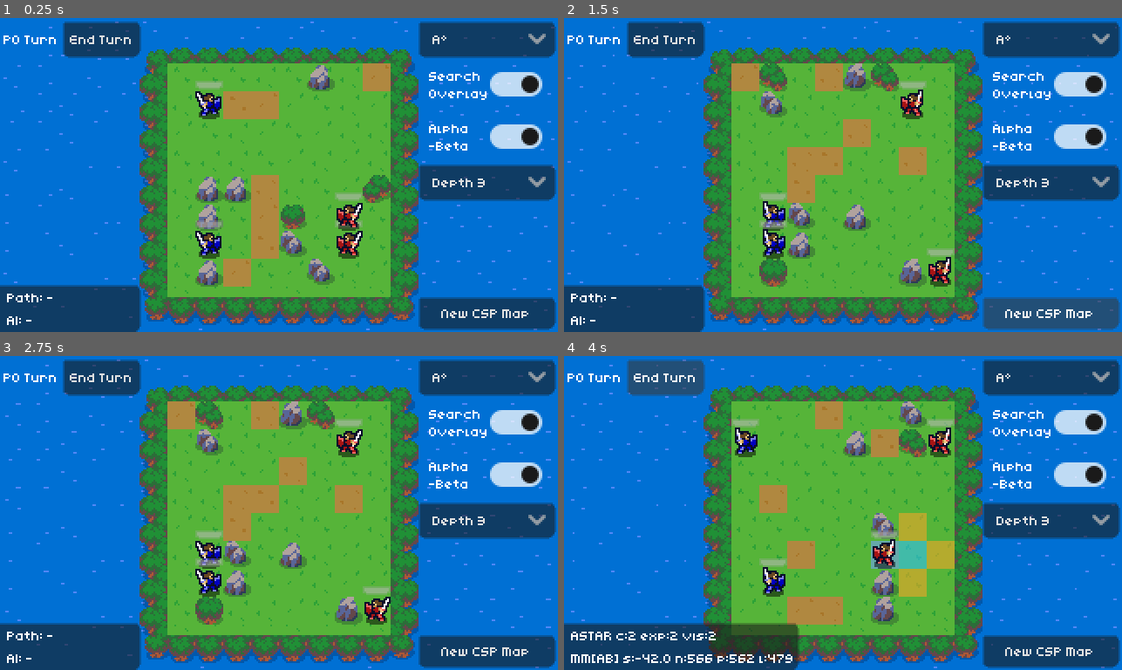
Above: before the commit, frames 1-4 (two rows, left to right).
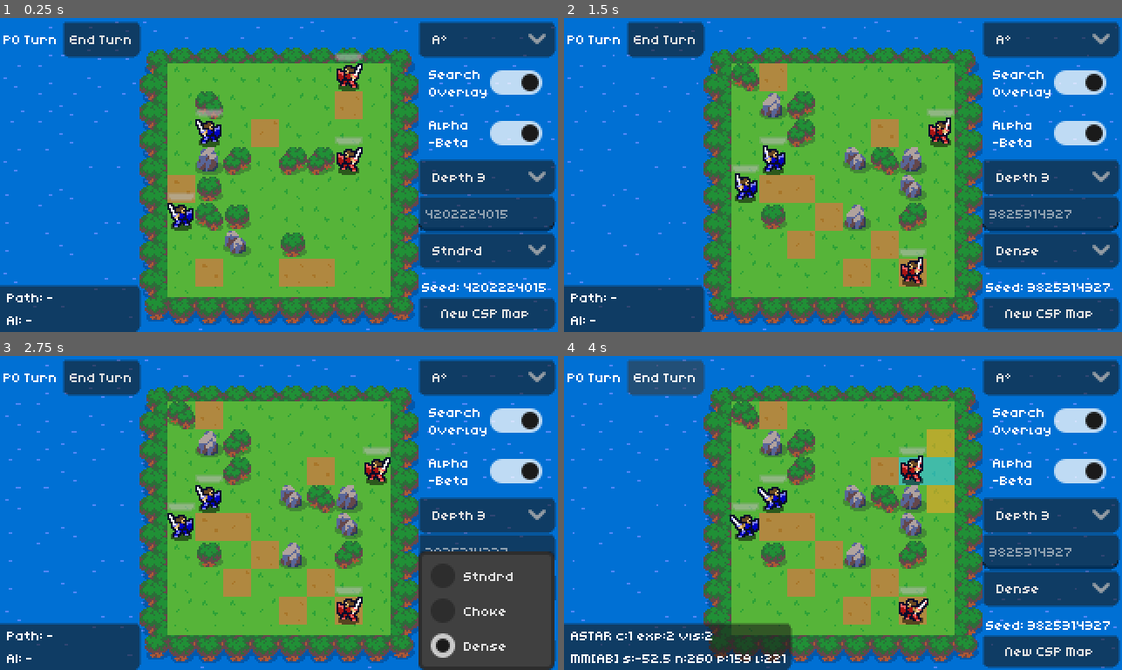
Above: after the commit, the same moments.

Repository: noor-shalaby/algo-knights
Game: Godot game, scene res://scenes/main.tscn
Two runs of this game, one before a commit and one after it. Both use one fixed random seed, a clock stepped at 60 frames per second and the inputs below.
Inputs (mouse positions are in pixels of both pictures, inside the frame that each line leads up to):
- Up to frame 1 (0.25 s): no input
- Up to frame 2 (1.5 s): click (1049, 250) at 0.5 s, where only the run after the commit has a clickable "Stndrd"; click "New CSP Map" at 1.25 s
- Up to frame 3 (2.75 s): click (485, 588) at 2 s, where only the run after the commit has a clickable "Dense"
- Up to frame 4 (4 s): click "New CSP Map" at 2.75 s; click "End Turn" at 3.5 s

The runs differ from the first frame. In frame 1, 21% of the frame differs, in the area x 30-100%, y 11-88%; in frame 2, 21%; in frame 3, 26%, in the area x 30-100%, y 14-100%; in frame 4, 25%.

Commit message:
eat(map): add map presets, and seed reproducibility

Diff:
--- a/scenes/main.tscn
+++ b/scenes/main.tscn
@@ -353,7 +353,7 @@
 custom_minimum_size = Vector2(78, 0)
 layout_mode = 2
 size_flags_horizontal = 8
-theme_override_constants/separation = 2
+theme_override_constants/separation = 1
 
 [node name="AlgoOption" type="OptionButton" parent="CanvasLayer/HUD/MarginContainer/TopRight" unique_id=720083385]
 unique_name_in_owner = true
@@ -400,6 +400,21 @@
 popup/item_1/id = 1
 popup/item_2/text = "greedy"
 popup/item_2/id = 2
+
+[node name="SeedInput" type="LineEdit" parent="CanvasLayer/HUD/MarginContainer/TopRight" unique_id=260046908]
+unique_name_in_owner = true
+custom_minimum_size = Vector2(0, 20)
+layout_mode = 2
+
+[node name="PresetOption" type="OptionButton" parent="CanvasLayer/HUD/MarginContainer/TopRight" unique_id=1172530215]
+unique_name_in_owner = true
+layout_mode = 2
+
+[node name="SeedLabel" type="Label" parent="CanvasLayer/HUD/MarginContainer/TopRight" unique_id=921307663]
+unique_name_in_owner = true
+layout_mode = 2
+size_flags_vertical = 3
+vertical_alignment = 2
 
 [node name="NewMapButton" type="Button" parent="CanvasLayer/HUD/MarginContainer/TopRight" unique_id=1502432739]
 unique_name_in_owner = true
--- a/scripts/ai/csp_generator.gd
+++ b/scripts/ai/csp_generator.gd
@@ -6,14 +6,18 @@
 @export var min_wall_count: int = 2
 @export var max_wall_count: int = 6
 
+const MAX_BACKTRACK_STEPS: int = 2500
+
 ## Generates a constrained tactical map using backtracking search with
 ## forward-checking / connectivity & spawn-clearance constraints.
+## Supports presets: "standard", "chokepoint", "dense_stress".
 static func generate_map(
 	width: int = 8,
 	height: int = 8,
 	wall_count: int = 8,
 	forest_count: int = 6,
 	seed_val: int = -1,
+	preset: String = "standard",
 	min_walls: int = -1,
 	max_walls: int = -1,
 	min_forests: int = -1,
@@ -25,13 +29,27 @@
 	else:
 		rng.randomize()
 
-	var wall_low: int = min_walls if min_walls >= 0 else maxi(0, wall_count - 3)
-	var wall_high: int = max_walls if max_walls >= 0 else wall_count + 2
+	var normalized_preset: String = preset.strip_edges().to_lower()
+	var effective_walls: int = wall_count
+	var effective_forests: int = forest_count
+
+	match normalized_preset:
+		"chokepoint":
+			effective_walls = maxi(wall_count, 10)
+			effective_forests = mini(forest_count, 5)
+		"dense_stress":
+			effective_walls = maxi(wall_count + 4, 12)
+			effective_forests = maxi(forest_count + 4, 10)
+		_:
+			normalized_preset = "standard"
+
+	var wall_low: int = min_walls if min_walls >= 0 else maxi(0, effective_walls - 3)
+	var wall_high: int = max_walls if max_walls >= 0 else effective_walls + 2
 	wall_low = maxi(0, wall_low)
 	wall_high = maxi(wall_low, wall_high)
 
-	var forest_low: int = min_forests if min_forests >= 0 else maxi(0, forest_count - 2)
-	var forest_high: int = max_forests if max_forests >= 0 else forest_count + 3
+	var forest_low: int = min_forests if min_forests >= 0 else maxi(0, effective_forests - 2)
+	var forest_high: int = max_forests if max_forests >= 0 else effective_forests + 3
 	forest_low = maxi(0, forest_low)
 	forest_high = maxi(forest_low, forest_high)
 
@@ -46,35 +64,47 @@
 		if target_walls > max_allowed_special:
 			target_walls = max_allowed_special
 
+	var board := BoardState.new(width, height, BoardState.TERRAIN_PLAIN)
+	var reserved_tiles: Dictionary = protected_tiles.duplicate()
+	var remaining_walls: int = target_walls
+
+	if normalized_preset == "chokepoint":
+		remaining_walls = _apply_chokepoint_walls(board, target_walls, protected_tiles, reserved_tiles)
+
 	var candidates: Array[Vector2i] = []
 	for y: int in range(height):
 		for x: int in range(width):
 			var pos := Vector2i(x, y)
-			if not protected_tiles.has(pos):
+			if not reserved_tiles.has(pos):
 				candidates.append(pos)
 
-	# Shuffle candidates once per attempt
+	# Fisher-Yates shuffle using deterministic RNG
 	for i: int in range(candidates.size() - 1, 0, -1):
 		var j: int = rng.randi_range(0, i)
 		var tmp: Vector2i = candidates[i]
 		candidates[i] = candidates[j]
 		candidates[j] = tmp
 
-	var board := BoardState.new(width, height, BoardState.TERRAIN_PLAIN)
+	var step_counter: Array[int] = [0]
 	var solved: bool = _backtrack(
 		board,
 		candidates,
 		0,
-		target_walls,
+		remaining_walls,
 		target_forests,
 		protected_tiles,
-		rng
+		rng,
+		step_counter
 	)
 
 	if not solved:
-		# Fallback to a guaranteed open/connected layout if constraints are too tight
 		var fallback := BoardState.new(width, height, BoardState.TERRAIN_PLAIN)
-		_place_safe_obstacles(fallback, candidates, target_walls, target_forests, protected_tiles)
+		if normalized_preset == "chokepoint":
+			var fb_reserved: Dictionary = protected_tiles.duplicate()
+			var fb_rem_walls: int = _apply_chokepoint_walls(fallback, target_walls, protected_tiles, fb_reserved)
+			_place_safe_obstacles(fallback, candidates, fb_rem_walls, target_forests, protected_tiles)
+		else:
+			_place_safe_obstacles(fallback, candidates, target_walls, target_forests, protected_tiles)
 		return fallback
 
 	return board
@@ -82,6 +112,43 @@
 
 static func candidates_capacity(width: int, height: int, protected_tiles: Dictionary) -> int:
 	return maxi(0, (width * height) - protected_tiles.size())
+
+static func _apply_chokepoint_walls(
+	board: BoardState,
+	target_walls: int,
+	spawn_protected: Dictionary,
+	reserved_tiles: Dictionary
+) -> int:
+	# Carve central vertical choke barrier(s) with a 1-tile gap while checking spawn connectivity
+	var mid_x: int = int(board.width / 2.0)
+	if mid_x <= 0 or mid_x >= board.width - 1:
+		return target_walls
+
+	var cols: Array[int] = [mid_x]
+	if mid_x - 1 > 0:
+		cols.append(mid_x - 1)
+
+	var gap_y: int = int(board.height / 2.0)
+	var placed: int = 0
+
+	for col: int in cols:
+		for y: int in range(board.height):
+			if placed >= target_walls:
+				break
+			if y == gap_y:
+				continue
+			var pos := Vector2i(col, y)
+			if reserved_tiles.has(pos):
+				continue
+			if board.get_terrain(pos) != BoardState.TERRAIN_WALL:
+				board.set_terrain(pos, BoardState.TERRAIN_WALL)
+				if _spawns_connected(board, spawn_protected):
+					reserved_tiles[pos] = true
+					placed += 1
+				else:
+					board.set_terrain(pos, BoardState.TERRAIN_PLAIN)
+
+	return maxi(0, target_walls - placed)
 
 static func _get_protected_spawns(width: int, height: int) -> Dictionary:
 	var left_x: int = 0
@@ -100,7 +167,6 @@
 	var protected: Dictionary = {}
 	for s: Vector2i in spawns:
 		protected[s] = true
-		# Keep immediate 4-way neighbors clear so units aren't trapped on spawn
 		for d: Vector2i in [Vector2i(1, 0), Vector2i(-1, 0), Vector2i(0, 1), Vector2i(0, -1)]:
 			var n: Vector2i = s + d
 			if n.x >= 0 and n.x < width and n.y >= 0 and n.y < height:
@@ -115,8 +181,13 @@
 	walls_left: int,
 	forests_left: int,
 	protected: Dictionary,
-	rng: RandomNumberGenerator
+	rng: RandomNumberGenerator,
+	step_counter: Array[int]
 ) -> bool:
+	step_counter[0] += 1
+	if step_counter[0] > MAX_BACKTRACK_STEPS:
+		return false
+
 	if walls_left == 0 and forests_left == 0:
 		return _is_valid_board(board, protected)
 
@@ -128,7 +199,6 @@
 	if walls_left + forests_left > remaining_slots:
 		return false
 
-	# Ordered domain choices (randomized slightly per node for variety)
 	var choices: Array[int] = [BoardState.TERRAIN_PLAIN]
 	if walls_left > 0:
 		choices.append(BoardState.TERRAIN_WALL)
@@ -143,9 +213,8 @@
 		var next_walls: int = walls_left - (1 if t == BoardState.TERRAIN_WALL else 0)
 		var next_forests: int = forests_left - (1 if t == BoardState.TERRAIN_FOREST else 0)
 
-		# Prune early if walls block connectivity among protected spawn tiles
 		if t != BoardState.TERRAIN_WALL or _spawns_connected(board, protected):
-			if _backtrack(board, candidates, idx + 1, next_walls, next_forests, protected, rng):
+			if _backtrack(board, candidates, idx + 1, next_walls, next_forests, protected, rng, step_counter):
 				return true
 
 		board.set_terrain(pos, BoardState.TERRAIN_PLAIN)
@@ -156,7 +225,6 @@
 	if not _spawns_connected(board, protected):
 		return false
 
-	# Avoid 2x2 solid wall clumps that look awkward on small grids
 	for y: int in range(board.height - 1):
 		for x: int in range(board.width - 1):
 			if (
--- a/scripts/view/main.gd
+++ b/scripts/view/main.gd
@@ -8,12 +8,18 @@
 @onready var search_overlay_toggle: CheckButton = %SearchOverlayToggle
 @onready var alpha_beta_toggle: CheckButton = %AlphaBetaToggle
 @onready var depth_option: OptionButton = %DepthOption
+@onready var seed_input: LineEdit = %SeedInput
+@onready var preset_option: OptionButton = %PresetOption
+@onready var seed_label: Label = %SeedLabel
 @onready var stats_label: Label = %StatsLabel
 
 var state: BoardState
 var minimax := MinimaxAI.new()
 var selected_unit_id: int = -1
 var is_busy: bool = false
+
+var _current_seed: int = 0
+var _map_preset: String = "standard"
 
 var _search_mode: String = "astar"
 var _last_path_info: String = "Path: -"
@@ -47,7 +53,31 @@
 			depth_option.select(default_idx)
 		depth_option.item_selected.connect(_on_depth_selected)
 
+	if preset_option != null:
+		preset_option.clear()
+		preset_option.add_item("Stndrd", 0)
+		preset_option.add_item("Choke", 1)
+		preset_option.add_item("Dense", 2)
+		preset_option.item_selected.connect(_on_preset_selected)
+
+	if seed_input != null:
+		seed_input.text_submitted.connect(func(_new_text: String) -> void: _start_new_match())
+
+	if seed_label != null:
+		seed_label.mouse_filter = Control.MOUSE_FILTER_STOP
+		seed_label.gui_input.connect(_on_seed_label_gui_input)
+
 	_start_new_match()
+
+func _resolve_seed() -> int:
+	if seed_input != null:
+		var raw: String = seed_input.text.strip_edges()
+		if raw.is_valid_int():
+			seed_input.text = ""
+			return absi(raw.to_int())
+	var rng := RandomNumberGenerator.new()
+	rng.randomize()
+	return rng.randi()
 
 func _unhandled_input(event: InputEvent) -> void:
 	# Quick toggle ('V') to show/hide visited & frontier search overlay tiles
@@ -64,8 +94,14 @@
 	_last_path_info = "Path: -"
 	_last_ai_info = "AI: -"
 
-	state = CSPGenerator.generate_map(8, 8, 8, 6)
-	state.units = _create_initial_units(state)
+	_current_seed = _resolve_seed()
+	if seed_label != null:
+		seed_label.text = " Seed: %d" % _current_seed
+	if seed_input != null and seed_input.text.strip_edges().is_empty():
+		seed_input.placeholder_text = str(_current_seed)
+
+	state = CSPGenerator.generate_map(8, 8, 8, 6, _current_seed, _map_preset)
+	state.units = _create_initial_units(state, _current_seed)
 	state.current_team = 0
 
 	if search_overlay_toggle != null:
@@ -87,9 +123,12 @@
 	)
 	board_view.position = ((viewport_size - board_px_size) * 0.5).floor()
 
-func _create_initial_units(board: BoardState) -> Array:
+func _create_initial_units(board: BoardState, seed_val: int = -1) -> Array:
 	var rng := RandomNumberGenerator.new()
-	rng.randomize()
+	if seed_val >= 0:
+		rng.seed = seed_val
+	else:
+		rng.randomize()
 
 	var left_cols: Array[int] = [0, 1]
 	var right_cols: Array[int] = [max(0, board.width - 2), board.width - 1]
@@ -212,6 +251,23 @@
 		minimax.max_depth = depth_option.get_item_id(index)
 		_refresh_ui()
 
+func _on_preset_selected(index: int) -> void:
+	match index:
+		1:
+			_map_preset = "chokepoint"
+		2:
+			_map_preset = "dense_stress"
+		_:
+			_map_preset = "standard"
+	_start_new_match()
+
+func _on_seed_label_gui_input(event: InputEvent) -> void:
+	if event is InputEventMouseButton and event.pressed and event.button_index == MOUSE_BUTTON_LEFT:
+		DisplayServer.clipboard_set(str(_current_seed))
+		if seed_label != null:
+			seed_label.text = "CP: %d" % _current_seed
+			get_tree().create_timer(1.0).timeout.connect(func() -> void: if seed_label != null: seed_label.text = "Seed: %d" % _current_seed)
+
 func _on_end_turn_pressed() -> void:
 	if is_busy or state.current_team != 0 or GameRules.is_terminal(state):
 		return
